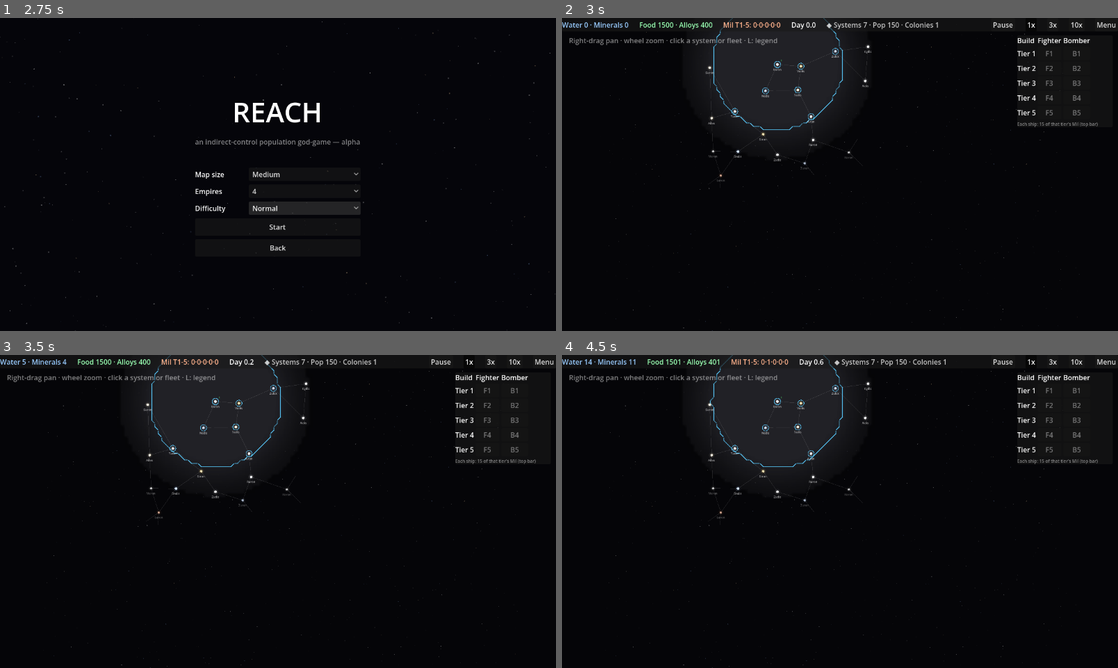
Above: before the commit, frames 1-4 (two rows, left to right).
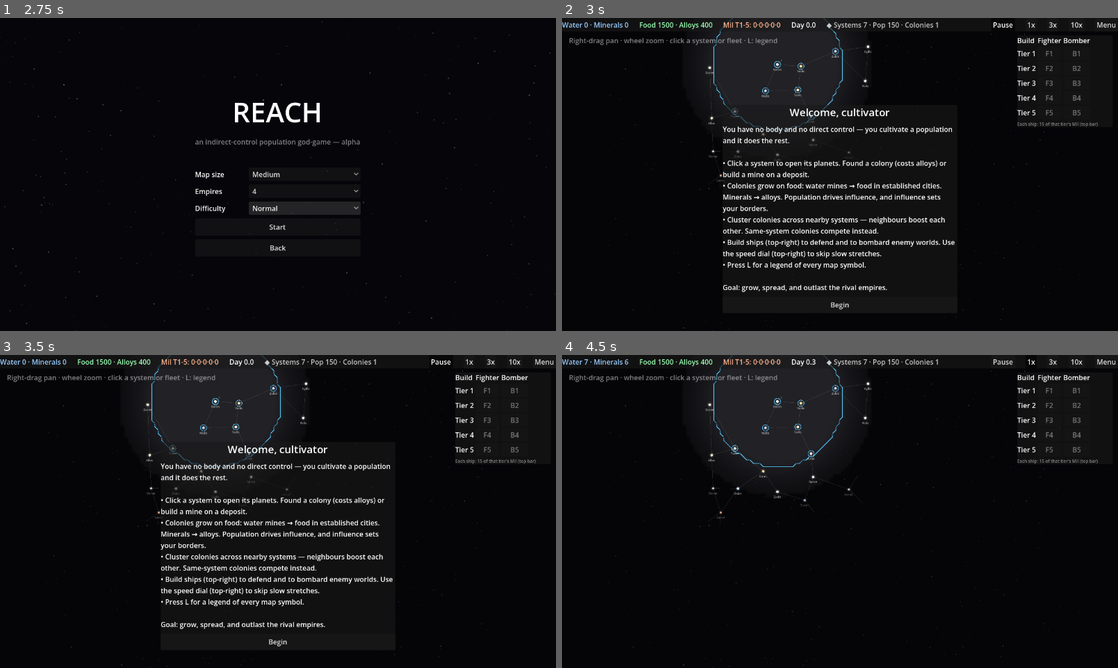
Above: after the commit, the same moments.

Repository: evyatarmitz/reach
Game: Godot game, scene res://menu/menu.tscn
Same seed, same stepped clock (60 frames per second), same inputs: the game is played once before the commit and once after it.
Inputs (mouse positions are in pixels of both pictures, inside the frame that each line leads up to):
- Up to frame 1 (2.75 s): click "New Game" at 0.5 s; click "Normal" at 1.25 s; click "Normal" at 2 s
- Up to frame 2 (3 s): click "Start" at 2.75 s
- Up to frame 3 (3.5 s): no input
- Up to frame 4 (4.5 s): click (840, 642) at 3.5 s, where only the run after the commit has a clickable "Begin"; click "1x" at 4.25 s

Frame 1 is identical in both runs. In frame 2, 4.3% of the frame differs, in the area x 28-85%, y 1-94%; in frame 3, 4.3%, in the area x 4-85%, y 1-94%; in frame 4, 0.8%.

Commit message:
0.49.0 - onboarding: new-game welcome/intro overlay
New players had no explanation of an unusual game (no body, no direct control). A
new game now opens paused with a centered welcome overlay: what the game is, the
first things to do (found colonies / build mines / grow food / cluster / build
ships / speed dial / L for legend) and the goal. Dismissed with Begin (starts play
at 1x). Not shown on a loaded save or the autoshot.

main.gd parse-checked; overlay verified on screen.

Diff:
--- a/desktop/game/main.gd
+++ b/desktop/game/main.gd
@@ -82,6 +82,7 @@
 var ship_f_btns: Array = []   # fighter build buttons, tier 1-5
 var ship_b_btns: Array = []   # bomber build buttons, tier 1-5
 var menu_overlay: PanelContainer
+var intro_overlay: PanelContainer
 var legend_panel: PanelContainer
 var overlay_title: Label
 var overlay_resume: Button
@@ -108,12 +109,17 @@
 	player_empire_id = sim.empires.keys()[0]  # first empire = human player
 	_build_ui()
 	_init_camera()
-	if Session.load_path != "":
+	var is_load := Session.load_path != ""
+	if is_load:
 		var p := Session.load_path
 		Session.load_path = ""
 		load_game(p)
 	if "--autoshot" in OS.get_cmdline_user_args():
 		_autoshot()
+	elif not is_load:
+		# New game: welcome the player (paused) with the goal + first steps.
+		intro_overlay.visible = true
+		speed_idx = 0
 
 
 func save_game(path: String = SAVE_PATH) -> void:
@@ -993,6 +999,44 @@
 	_build_ship_panel(layer)
 	_build_menu_overlay(layer)
 	_build_legend(layer)
+	_build_intro(layer)
+
+
+# One-time welcome for a new game: what this game is and the first things to do.
+# Shown paused; dismissed with Begin. Not shown on a loaded save or the autoshot.
+func _build_intro(layer: CanvasLayer) -> void:
+	intro_overlay = PanelContainer.new()
+	intro_overlay.set_anchors_preset(Control.PRESET_CENTER)
+	intro_overlay.anchor_left = 0.5
+	intro_overlay.anchor_right = 0.5
+	intro_overlay.anchor_top = 0.5
+	intro_overlay.anchor_bottom = 0.5
+	intro_overlay.offset_left = -270
+	intro_overlay.offset_right = 270
+	intro_overlay.offset_top = -160
+	intro_overlay.offset_bottom = 160
+	intro_overlay.visible = false
+	layer.add_child(intro_overlay)
+	var v := VBoxContainer.new()
+	v.add_theme_constant_override("separation", 10)
+	intro_overlay.add_child(v)
+	var title := Label.new()
+	title.text = "Welcome, cultivator"
+	title.horizontal_alignment = HORIZONTAL_ALIGNMENT_CENTER
+	title.add_theme_font_size_override("font_size", 24)
+	v.add_child(title)
+	var body := Label.new()
+	body.autowrap_mode = TextServer.AUTOWRAP_WORD_SMART
+	body.custom_minimum_size = Vector2(520, 0)
+	body.text = "You have no body and no direct control — you cultivate a population and it does the rest.\n\n• Click a system to open its planets. Found a colony (costs alloys) or build a mine on a deposit.\n• Colonies grow on food: water mines → food in established cities. Minerals → alloys. Population drives influence, and influence sets your borders.\n• Cluster colonies across nearby systems — neighbours boost each other. Same-system colonies compete instead.\n• Build ships (top-right) to defend and to bombard enemy worlds. Use the speed dial (top-right) to skip slow stretches.\n• Press L for a legend of every map symbol.\n\nGoal: grow, spread, and outlast the rival empires."
+	v.add_child(body)
+	var begin := Button.new()
+	begin.text = "Begin"
+	begin.custom_minimum_size = Vector2(0, 38)
+	begin.pressed.connect(func() -> void:
+		intro_overlay.visible = false
+		speed_idx = 1)
+	v.add_child(begin)
 
 
 # A bottom-left key explaining the map symbols/colours. Hidden by default, toggled
